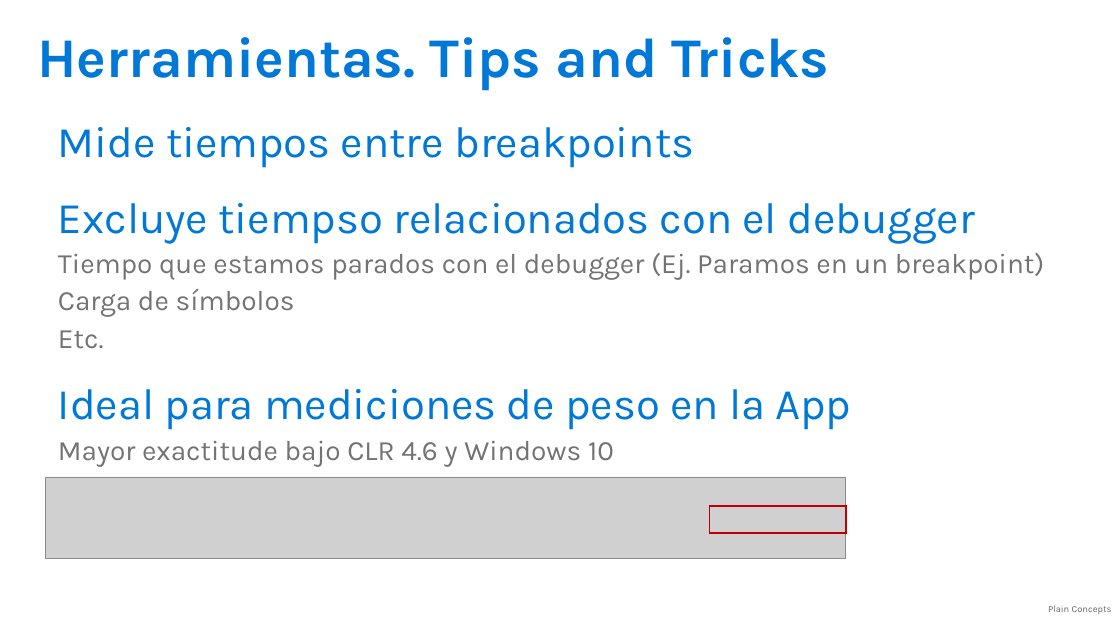
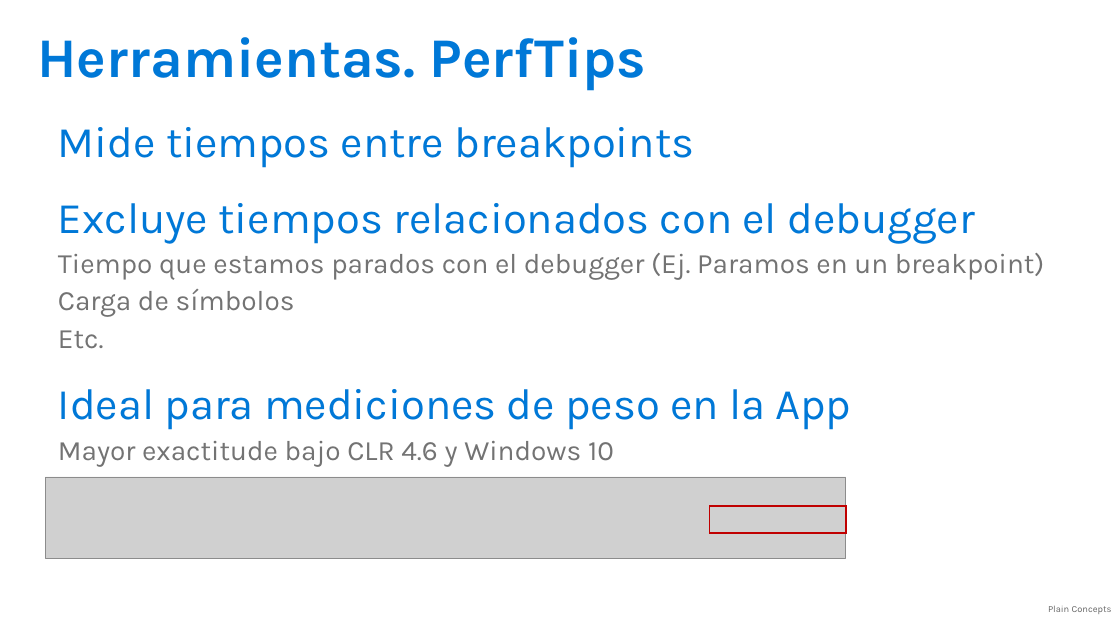
Before and after one commit to jsuarezruiz/Events, a slide deck: slide 36 of Windows 10/Optimización y depuración de Apps W10.pptx. Drawn at 1120x630 pixels with LibreOffice and Linux fonts; fonts in the diff are those of the drawing; grey boxes stand for pictures. Boxes give left, top, right and bottom in pixels: in the first picture for what was removed or moved away, otherwise in the second. Text is boxed around its words. In the diff, an @@ line names an element or a change of style, - is before the commit and + after.

```diff
--- a/Windows 10/Optimización y depuración de Apps W10.pptx
+++ b/Windows 10/Optimización y depuración de Apps W10.pptx
@@ title at [37, 37, 646, 91]: text changed @@
-Herramientas. Tips and Tricks
+Herramientas. PerfTips
@@ text at [58, 203, 975, 244]: text changed @@
-Excluye tiempso relacionados con el debugger
+Excluye tiempos relacionados con el debugger
```
Also in this commit, not shown: 1 other slide changed, 1 slide added.
